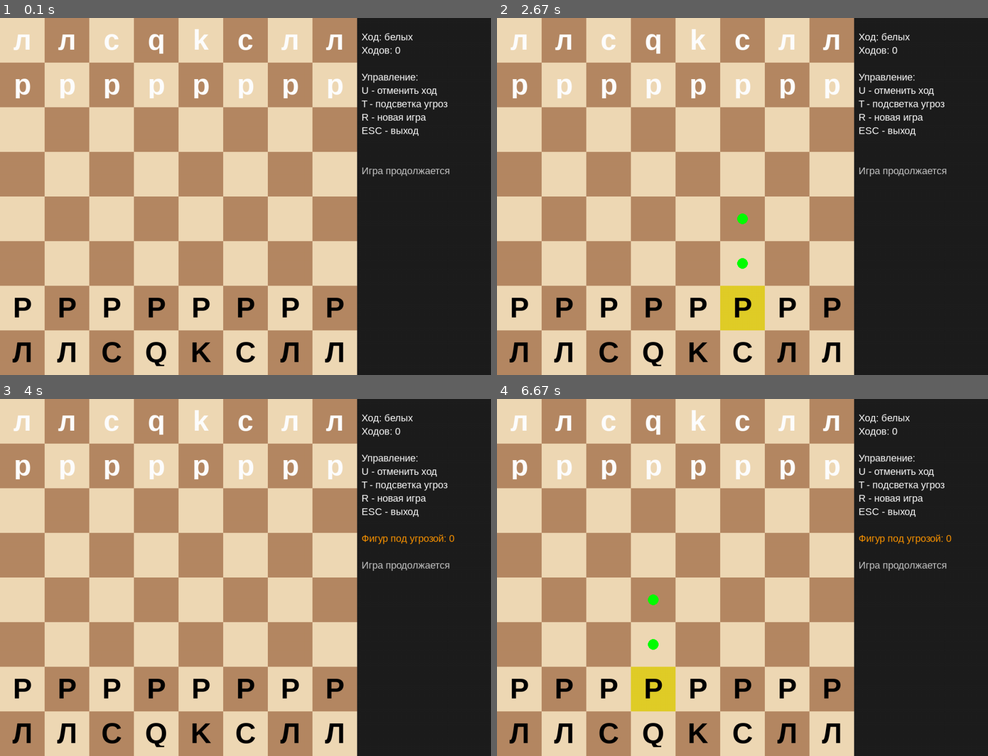
Above: before the commit, frames 1-4 (two rows, left to right).
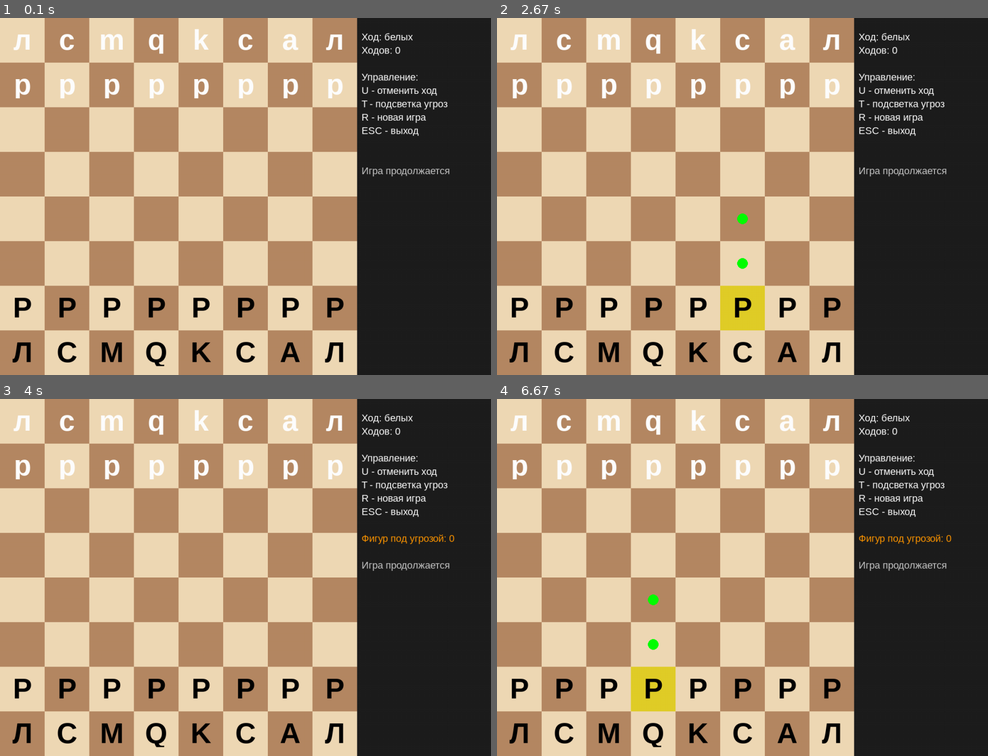
Above: after the commit, the same moments.

Repository: DedgerLabs/nash-proekt
Game: pygame game, started from pygame_main.py
The game is run twice, just before and just after one commit, with the same random seed, the same clock (stepped at 60 frames per second) and the same inputs.
Inputs (mouse positions are in pixels of both pictures, inside the frame that each line leads up to):
- Up to frame 1 (0.1 s): type "1 (at the terminal prompt)" at 0 s
- Up to frame 2 (2.67 s): tap T at 0.33, 0.67 s; click (717, 289) at 2.55 s
- Up to frame 3 (4 s): click (230, 516) at 2.88 s; tap T at 3.8 s
- Up to frame 4 (6.67 s): tap T at 4.57, 5.63 s; click (668, 681) at 6.52 s

The runs differ from the first frame. In frame 1, 0.7% of the frame differs, in the area x 11-62%, y 4-97%; in frame 2, 0.7%; in frame 3, 0.7%; in frame 4, 0.7%.

Commit message:
сделали както hex

Diff:
--- a/friend_chess.py
+++ b/friend_chess.py
@@ -256,6 +256,121 @@
         return moves
 
 
+# ==================== ДОПОЛНИТЕЛЬНЫЕ ФИГУРЫ (модификация) ====================
+class Archbishop(Piece):
+    """
+    Архиепископ: ходит как СЛОН + КОНЬ (объединение ходов).
+    """
+
+    def get_symbol(self):
+        return 'A' if self.color == WHITE_PIECE else 'a'
+
+    def get_possible_moves(self, board):
+        moves = set()
+
+        # как слон
+        row, col = self.pos
+        directions = [(-1, -1), (-1, 1), (1, -1), (1, 1)]
+        for dr, dc in directions:
+            for step in range(1, 8):
+                new_row, new_col = row + step * dr, col + step * dc
+                if not (0 <= new_row < 8 and 0 <= new_col < 8):
+                    break
+                target = board.get_piece_at((new_row, new_col))
+                if target is None:
+                    moves.add((new_row, new_col))
+                elif target.color != self.color:
+                    moves.add((new_row, new_col))
+                    break
+                else:
+                    break
+
+        # как конь
+        knight_moves = [
+            (-2, -1), (-2, 1), (-1, -2), (-1, 2),
+            (1, -2), (1, 2), (2, -1), (2, 1)
+        ]
+        for dr, dc in knight_moves:
+            new_row, new_col = row + dr, col + dc
+            if 0 <= new_row < 8 and 0 <= new_col < 8:
+                target = board.get_piece_at((new_row, new_col))
+                if target is None or target.color != self.color:
+                    moves.add((new_row, new_col))
+
+        return list(moves)
+
+
+class Chancellor(Piece):
+    """
+    Канцлер: ходит как ЛАДЬЯ + КОНЬ (объединение ходов).
+    """
+
+    def get_symbol(self):
+        return 'C' if self.color == WHITE_PIECE else 'c'
+
+    def get_possible_moves(self, board):
+        moves = set()
+        row, col = self.pos
+
+        # как ладья
+        directions = [(-1, 0), (1, 0), (0, -1), (0, 1)]
+        for dr, dc in directions:
+            for step in range(1, 8):
+                new_row, new_col = row + step * dr, col + step * dc
+                if not (0 <= new_row < 8 and 0 <= new_col < 8):
+                    break
+                target = board.get_piece_at((new_row, new_col))
+                if target is None:
+                    moves.add((new_row, new_col))
+                elif target.color != self.color:
+                    moves.add((new_row, new_col))
+                    break
+                else:
+                    break
+
+        # как конь
+        knight_moves = [
+            (-2, -1), (-2, 1), (-1, -2), (-1, 2),
+            (1, -2), (1, 2), (2, -1), (2, 1)
+        ]
+        for dr, dc in knight_moves:
+            new_row, new_col = row + dr, col + dc
+            if 0 <= new_row < 8 and 0 <= new_col < 8:
+                target = board.get_piece_at((new_row, new_col))
+                if target is None or target.color != self.color:
+                    moves.add((new_row, new_col))
+
+        return list(moves)
+
+
+class Camel(Piece):
+    """
+    Верблюд: "длинный конь" (3+1).
+    Ходы: (±3,±1) и (±1,±3)
+    """
+
+    def get_symbol(self):
+        return 'M' if self.color == WHITE_PIECE else 'm'
+
+    def get_possible_moves(self, board):
+        moves = []
+        row, col = self.pos
+
+        camel_moves = [
+            (-3, -1), (-3, 1), (3, -1), (3, 1),
+            (-1, -3), (-1, 3), (1, -3), (1, 3),
+        ]
+
+        for dr, dc in camel_moves:
+            new_row, new_col = row + dr, col + dc
+            if 0 <= new_row < 8 and 0 <= new_col < 8:
+                target = board.get_piece_at((new_row, new_col))
+                if target is None or target.color != self.color:
+                    moves.append((new_row, new_col))
+
+        return moves
+
+
 # ==================== КЛАСС ХОДА ====================
 
 class Move:
@@ -317,15 +432,15 @@
         self.grid[7][7] = Rook(WHITE_PIECE, (7, 7))
 
         # Кони
-        self.grid[0][1] = Knight(BLACK_PIECE, (0, 1))
-        self.grid[0][6] = Knight(BLACK_PIECE, (0, 6))
-        self.grid[7][1] = Knight(WHITE_PIECE, (7, 1))
-        self.grid[7][6] = Knight(WHITE_PIECE, (7, 6))
+        self.grid[0][1] = Chancellor(BLACK_PIECE, (0, 1))
+        self.grid[0][6] = Archbishop(BLACK_PIECE, (0, 6))
+        self.grid[7][1] = Chancellor(WHITE_PIECE, (7, 1))
+        self.grid[7][6] = Archbishop(WHITE_PIECE, (7, 6))
 
         # Слоны
-        self.grid[0][2] = Bishop(BLACK_PIECE, (0, 2))
+        self.grid[0][2] = Camel(BLACK_PIECE, (0, 2))
         self.grid[0][5] = Bishop(BLACK_PIECE, (0, 5))
-        self.grid[7][2] = Bishop(WHITE_PIECE, (7, 2))
+        self.grid[7][2] = Camel(WHITE_PIECE, (7, 2))
         self.grid[7][5] = Bishop(WHITE_PIECE, (7, 5))
 
         # Ферзи
@@ -990,8 +1105,13 @@
         pygame.quit()
 
 
-if __name__ == "__main__":
+def main():
+    # Запуск pygame-версии шахмат (вариант друга)
     screen = pygame.display.set_mode((WIDTH + 300, HEIGHT))
     pygame.display.set_caption("Шахматы")
     game = ChessGame(screen)
     game.run()
+
+
+if __name__ == "__main__":
+    main()
--- a/hex_rules.py
+++ b/hex_rules.py
@@ -1,93 +1,294 @@
-class HexRules:
-    def validate_move(self, board, move, white_turn):
-        r, c = move.r1, move.c1
-
-        if not board.in_bounds(r, c):
-            return False, "Вне поля"
-
-        if board.get(r, c) != ".":
-            return False, "Клетка занята"
-
-        return True, "place"
-
-    def apply_move(self, board, move, white_turn, _):
-        r, c = move.r1, move.c1
-        board.set(r, c, "W" if white_turn else "B")
-
-    def game_result(self, board, white_turn):
-        if self.has_connection(board, True):
-            return "white"
-        if self.has_connection(board, False):
-            return "black"
+# hex_chess_rules.py
+from __future__ import annotations
+
+from dataclasses import dataclass
+
+# axial (q,r) rook directions (edge-adjacent)
+ROOK_DIRS = [(+1, 0), (+1, -1), (0, -1), (-1, 0), (-1, +1), (0, +1)]
+
+# diagonal directions (vertex-adjacent; stays on same colour)
+# derived from cube diagonals: (2,-1,-1) etc -> axial (q=x, r=z)
+BISHOP_DIRS = [(+2, -1), (+1, -2), (-1, -1), (-2, +1), (-1, +2), (+1, +1)]
+
+# queen directions = rook + bishop
+QUEEN_DIRS = ROOK_DIRS + BISHOP_DIRS
+
+
+@dataclass(frozen=True)
+class HexMove:
+    # We store axial coordinates in fields named like Move in your project.
+    r1: int  # q1
+    c1: int  # r1
+    r2: int  # q2
+    c2: int  # r2
+
+
+def is_white(sym: str) -> bool:
+    return sym != "." and sym.isupper()
+
+
+def is_black(sym: str) -> bool:
+    return sym != "." and sym.islower()
+
+
+def same_side(a: str, b: str) -> bool:
+    if a == "." or b == ".":
+        return False
+    return (is_white(a) and is_white(b)) or (is_black(a) and is_black(b))
+
+
+def slide(board, q: int, r: int, dirs, is_white_piece: bool):
+    moves = []
+    for dq, dr in dirs:
+        q2, r2 = q + dq, r + dr
+        while board.in_bounds(q2, r2):
+            t = board.get(q2, r2)
+            if t == ".":
+                moves.append((q2, r2))
+            else:
+                if is_white(t) != is_white_piece:
+                    moves.append((q2, r2))
+                break
+            q2 += dq
+            r2 += dr
+    return moves
+
+
+def king_moves(board, q: int, r: int, is_white_piece: bool):
+    moves = []
+    for dq, dr in QUEEN_DIRS:
+        q2, r2 = q + dq, r + dr
+        if not board.in_bounds(q2, r2):
+            continue
+        t = board.get(q2, r2)
+        if t == "." or (is_white(t) != is_white_piece):
+            moves.append((q2, r2))
+    return moves
+
+
+def knight_moves(board, q: int, r: int, is_white_piece: bool):
+    # 12 moves: 2 steps in one rook dir + 1 step in neighbor rook dir (±60°)
+    vecs = []
+    for i in range(6):
+        vq, vr = ROOK_DIRS[i]
+        wq1, wr1 = ROOK_DIRS[(i + 1) % 6]
+        wq2, wr2 = ROOK_DIRS[(i - 1) % 6]
+        vecs.append((2 * vq + wq1, 2 * vr + wr1))
+        vecs.append((2 * vq + wq2, 2 * vr + wr2))
+
+    moves = []
+    for dq, dr in vecs:
+        q2, r2 = q + dq, r + dr
+        if not board.in_bounds(q2, r2):
+            continue
+        t = board.get(q2, r2)
+        if t == "." or (is_white(t) != is_white_piece):
+            moves.append((q2, r2))
+    return moves
+
+
+def pawn_moves_mccooey(board, q: int, r: int, is_white_piece: bool, moved_flag: bool):
+    """McCooey pawns (simplified):
+    - move 1 forward in the 'forward rook direction'
+    - capture diagonally forward in bishop directions
+    - may move 2 from initial position (except the central pawn; f-file nuance omitted here)
+    Sources: https://greenchess.net/rules.php?v=mccooey
+    """
+    moves = []
+
+    # Our axial orientation:
+    # White goes "up" (r decreases), Black goes "down" (r increases)
+    fwd = (0, -1) if is_white_piece else (0, +1)
+
+    # 1 forward
+    q1, r1 = q + fwd[0], r + fwd[1]
+    if board.in_bounds(q1, r1) and board.get(q1, r1) == ".":
+        moves.append((q1, r1))
+
+        # 2 forward from start if not moved and path clear
+        q2, r2 = q + 2 * fwd[0], r + 2 * fwd[1]
+        if (not moved_flag) and (q != 0):  # proxy "not central pawn"
+            if board.in_bounds(q2, r2) and board.get(q2, r2) == ".":
+                moves.append((q2, r2))
+
+    # captures: diagonally forward (in bishop directions)
+    cap_dirs = [d for d in BISHOP_DIRS if (d[1] < 0)] if is_white_piece else [d for d in BISHOP_DIRS if (d[1] > 0)]
+    cap_dirs = sorted(cap_dirs, key=lambda x: (-abs(x[1]), abs(x[0])))[:2]
+
+    for dq, dr in cap_dirs:
+        qx, rx = q + dq, r + dr
+        if not board.in_bounds(qx, rx):
+            continue
+        t = board.get(qx, rx)
+        if t != "." and (is_white(t) != is_white_piece):
+            moves.append((qx, rx))
+
+    return moves
+
+
+class HexChessRulesMcCooey:
+    """McCooey's Hexagonal Chess (MVP engine).
+
+    - piece movement per hex-board rules (rook 6 dirs, bishop 6 diagonals, queen 12, king 12/1, knight 12)
+      https://greenchess.net/rules.php?type=hex-board
+    - pawn movement per McCooey (forward rook dir; capture bishop-forward; double-step exceptions simplified)
+      https://greenchess.net/rules.php?v=mccooey
+    - no castling (per McCooey)
+    - basic check/checkmate detection
+    """
+
+    def __init__(self):
+        self.pawn_moved = set()  # set[(q,r)] for pawns that have moved
+
+    def is_own_piece(self, sym: str, white_turn: bool) -> bool:
+        if sym == ".":
+            return False
+        return is_white(sym) if white_turn else is_black(sym)
+
+    def find_king(self, board, white: bool):
+        target = "K" if white else "k"
+        for (q, r) in board.all_cells():
+            if board.get(q, r) == target:
+                return (q, r)
         return None
 
-
-
-    def slide_moves(self, board, q, r, is_white, dirs):
-        moves = []
-        for dq, dr in dirs:
-            q2, r2 = q + dq, r + dr
-            while board.in_bounds(q2, r2):
-                t = board.get(q2, r2)
-                if t == ".":
-                    moves.append((q2, r2))
-                else:
-                    if t.isupper() != is_white:
-                        moves.append((q2, r2))
-                    break
-                q2 += dq
-                r2 += dr
-        return moves
-
-    def king_moves(self, board, q, r, is_white):
-        moves = []
-        for dq, dr in self.HEX_DIRS:
-            q2, r2 = q + dq, r + dr
-            if not board.in_bounds(q2, r2):
-                continue
-            t = board.get(q2, r2)
-            if t == "." or (t.isupper() != is_white):
-                moves.append((q2, r2))
-        return moves
-
-    def queen_moves(self, board, q, r, is_white):
-        return self.slide_moves(board, q, r, is_white, self.HEX_DIRS)
-
-    def pawn_moves(self, board, q, r, is_white):
-        moves = []
-        step = -1 if is_white else +1
-
-        # ход вперёд
-        if board.in_bounds(q, r + step) and board.get(q, r + step) == ".":
-            moves.append((q, r + step))
-
-        # удары (условные 2 диагонали вперёд)
-        for dq in (-1, +1):
-            q2, r2 = q + dq, r + step
-            if not board.in_bounds(q2, r2):
-                continue
-            t = board.get(q2, r2)
-            if t != "." and (t.isupper() != is_white):
-                moves.append((q2, r2))
-
-        return moves
-
-    def legal_moves_for(self, board, q, r, white_turn):
+    def attacks(self, board, q: int, r: int):
         p = board.get(q, r)
         if p == ".":
             return []
-
-        is_white = p.isupper()
-        if is_white != white_turn:
+        w = is_white(p)
+        P = p.upper()
+
+        if P == "R":
+            return slide(board, q, r, ROOK_DIRS, w)
+        if P == "B":
+            return slide(board, q, r, BISHOP_DIRS, w)
+        if P == "Q":
+            return slide(board, q, r, QUEEN_DIRS, w)
+        if P == "K":
+            return king_moves(board, q, r, w)
+        if P == "N":
+            return knight_moves(board, q, r, w)
+        if P == "P":
+            moved = (q, r) in self.pawn_moved
+            return [sq for sq in pawn_moves_mccooey(board, q, r, w, moved) if board.get(*sq) != "."]
+        return []
+
+    def square_attacked_by(self, board, attacker_white: bool, tq: int, tr: int) -> bool:
+        for (q, r) in board.all_cells():
+            p = board.get(q, r)
+            if p == ".":
+                continue
+            if attacker_white and not is_white(p):
+                continue
+            if (not attacker_white) and not is_black(p):
+                continue
+            if (tq, tr) in self.attacks(board, q, r):
+                return True
+        return False
+
+    def is_in_check(self, board, white_turn: bool) -> bool:
+        kp = self.find_king(board, white_turn)
+        if kp is None:
+            return False
+        kq, kr = kp
+        return self.square_attacked_by(board, not white_turn, kq, kr)
+
+    def pseudo_moves_from(self, board, q: int, r: int, white_turn: bool):
+        p = board.get(q, r)
+        if p == ".":
             return []
-
+        if (is_white(p) != white_turn):
+            return []
+
+        w = is_white(p)
         P = p.upper()
 
+        if P == "R":
+            return slide(board, q, r, ROOK_DIRS, w)
+        if P == "B":
+            return slide(board, q, r, BISHOP_DIRS, w)
+        if P == "Q":
+            return slide(board, q, r, QUEEN_DIRS, w)
         if P == "K":
-            return self.king_moves(board, q, r, is_white)
-        if P == "Q":
-            return self.queen_moves(board, q, r, is_white)
+            return king_moves(board, q, r, w)
+        if P == "N":
+            return knight_moves(board, q, r, w)
         if P == "P":
-            return self.pawn_moves(board, q, r, is_white)
-
+            moved = (q, r) in self.pawn_moved
+            return pawn_moves_mccooey(board, q, r, w, moved)
         return []
+
+    def simulate(self, board, mv: HexMove):
+        tmp = board.clone_grid()
+        p = tmp[(mv.r1, mv.c1)]
+        tmp[(mv.r2, mv.c2)] = p
+        tmp[(mv.r1, mv.c1)] = "."
+        return tmp
+
+    def validate_move(self, board, move: HexMove, white_turn: bool):
+        q1, r1, q2, r2 = move.r1, move.c1, move.r2, move.c2
+        if not board.in_bounds(q1, r1) or not board.in_bounds(q2, r2):
+            return False, "Вне поля"
+        p = board.get(q1, r1)
+        if p == ".":
+            return False, "Пустая клетка"
+        if is_white(p) != white_turn:
+            return False, "Не ваша фигура"
+        t = board.get(q2, r2)
+        if same_side(p, t):
+            return False, "Нельзя на свою фигуру"
+
+        legal = self.pseudo_moves_from(board, q1, r1, white_turn)
+        if (q2, r2) not in legal:
+            return False, "Нелегальный ход"
+
+        # self-check
+        tmp_cells = self.simulate(board, move)
+        from hex_board import HexBoard
+        tmp_board = HexBoard(radius=board.radius)
+        tmp_board.cells = dict(tmp_cells)
+        if self.is_in_check(tmp_board, white_turn):
+            return False, "Нельзя: король под шахом"
+
+        return True, "ok"
+
+    def apply_move(self, board, move: HexMove, white_turn: bool, _info: str):
+        q1, r1, q2, r2 = move.r1, move.c1, move.r2, move.c2
+        p = board.get(q1, r1)
+        board.set(q2, r2, p)
+        board.set(q1, r1, ".")
+
+        if p.upper() == "P":
+            self.pawn_moved.discard((q1, r1))
+            self.pawn_moved.add((q2, r2))
+
+        # promotion: simplified (edge reached)
+        if p == "P" and (not board.in_bounds(q2, r2 - 1)):
+            board.set(q2, r2, "Q")
+        if p == "p" and (not board.in_bounds(q2, r2 + 1)):
+            board.set(q2, r2, "q")
+
+    def legal_moves_from(self, board, q: int, r: int, white_turn: bool):
+        candidates = self.pseudo_moves_from(board, q, r, white_turn)
+        legal = []
+        for (q2, r2) in candidates:
+            mv = HexMove(q, r, q2, r2)
+            ok, _ = self.validate_move(board, mv, white_turn)
+            if ok:
+                legal.append((q2, r2))
+        return legal
+
+    def has_any_legal_move(self, board, white_turn: bool) -> bool:
+        for (q, r) in board.all_cells():
+            if self.is_own_piece(board.get(q, r), white_turn):
+                if self.legal_moves_from(board, q, r, white_turn):
+                    return True
+        return False
+
+    def game_result(self, board, white_turn: bool):
+        if not self.has_any_legal_move(board, white_turn):
+            if self.is_in_check(board, white_turn):
+                return "black" if white_turn else "white"
+            return "draw"
+        return None
--- a/pygame_hex_ui.py
+++ b/pygame_hex_ui.py
@@ -1,11 +1,9 @@
+# pygame_hex_ui.py  (hex chess playable MVP)
 import math
 import pygame
 
-from hex_board import HexBoard, make_start_hex_test
-
-# ---------------------------
-# Hex math (axial coordinates)
-# ---------------------------
+from hex_board import HexBoard
+from hex_rules import HexChessRulesMcCooey, HexMove
 
 SQRT3 = math.sqrt(3)
 
@@ -18,16 +16,14 @@
 
 
 def hex_corners(cx, cy, size):
-    # pointy-top
     pts = []
     for i in range(6):
-        angle = math.radians(60 * i - 30)
+        angle = math.radians(60 * i - 30)  # pointy-top
         pts.append((cx + size * math.cos(angle), cy + size * math.sin(angle)))
     return pts
 
 
 def point_in_poly(pt, poly):
-    # ray casting
     x, y = pt
     inside = False
     n = len(poly)
@@ -39,38 +35,91 @@
     return inside
 
 
-# ---------------------------
-# Pygame UI
-# ---------------------------
+
+def make_start_mccooey_official(board: HexBoard):
+    # очистить поле
+    for q, r in board.all_cells():
+        board.set(q, r, ".")
+
+    # --- WHITE (заглавные внизу) ---
+    # 7 пешек
+    for q in [-3, -2, -1, 0, 1, 2, 3]:
+        board.set(q, 3, "P")
+
+    # 3 слона (важно для McCooey/hex) + остальные фигуры
+    # делаем компактно и симметрично, влезает в radius=5
+    placements_white = {
+        (-2, 4): "B",
+        (0, 4): "B",
+        (2, 4): "B",
+
+        (-3, 4): "R",
+        (3, 4): "R",
+
+        (-1, 4): "N",
+        (1, 4): "N",
+
+        (0, 5): "K",
+        (-1, 5): "Q",
+    }
+    for (q, r), s in placements_white.items():
+        if board.in_bounds(q, r):
+            board.set(q, r, s)
+
+    # --- BLACK (строчные сверху) ---
+    for q in [-3, -2, -1, 0, 1, 2, 3]:
+        board.set(q, -3, "p")
+
+    placements_black = {
+        (-2, -4): "b",
+        (0, -4): "b",
+        (2, -4): "b",
+
+        (-3, -4): "r",
+        (3, -4): "r",
+
+        (-1, -4): "n",
+        (1, -4): "n",
+
+        (0, -5): "k",
+        (1, -5): "q",
+    }
+    for (q, r), s in placements_black.items():
+        if board.in_bounds(q, r):
+            board.set(q, r, s)
+
+
+
 
 def main():
     pygame.init()
 
-    # Настройки
-    radius = 5          # Глинский = 5 (91 клетка)
-    HEX_SIZE = 34       # размер клетки
-    W, H = 900, 800
+    radius = 5
+    HEX_SIZE = 34
+    W, H = 1000, 860
 
     screen = pygame.display.set_mode((W, H))
-    pygame.display.set_caption("Hex board (preview)")
+    pygame.display.set_caption("Hex Chess (McCooey) — MVP")
     clock = pygame.time.Clock()
     font = pygame.font.SysFont(None, 24)
+    big = pygame.font.SysFont(None, 30)
 
     board = HexBoard(radius=radius)
-    make_start_hex_test(board)
-
-    # Центрируем поле
-    origin = (W // 2, H // 2)
-
-    selected = None
-    info = "Кликни по клетке"
-
-    # Предрасчёт полигонов для клика
+    make_start_mccooey_official(board)
+    rules = HexChessRulesMcCooey()
+
+    origin = (W // 2, H // 2 + 20)
+
     polys = {}
     for (q, r) in board.all_cells():
         cx, cy = axial_to_pixel(q, r, HEX_SIZE, origin)
         polys[(q, r)] = hex_corners(cx, cy, HEX_SIZE - 1)
 
+    white_turn = True
+    selected = None
+    legal_moves = []
+    info = "ЛКМ: выбрать/ход | ESC: выйти"
+
     running = True
     while running:
         clock.tick(60)
@@ -86,38 +135,69 @@
             if event.type == pygame.MOUSEBUTTONDOWN and event.button == 1:
                 mx, my = event.pos
                 hit = None
-                # простой перебор (91 клетка — нормально)
                 for cell, poly in polys.items():
                     if point_in_poly((mx, my), poly):
                         hit = cell
                         break
-                if hit:
-                    selected = hit
-                    info = f"Выбрана клетка axial q={hit[0]} r={hit[1]}"
-
-        # рисуем
+                if not hit:
+                    continue
+
+                q, r = hit
+
+                if selected is None:
+                    sym = board.get(q, r)
+                    if sym == ".":
+                        continue
+                    if not rules.is_own_piece(sym, white_turn):
+                        continue
+                    selected = (q, r)
+                    legal_moves = rules.legal_moves_from(board, q, r, white_turn)
+                else:
+                    q1, r1 = selected
+                    mv = HexMove(q1, r1, q, r)
+                    ok, msg = rules.validate_move(board, mv, white_turn)
+                    if ok:
+                        rules.apply_move(board, mv, white_turn, msg)
+                        white_turn = not white_turn
+                        res = rules.game_result(board, white_turn)
+                        if res == "white":
+                            info = "Победа белых (мат)!"
+                        elif res == "black":
+                            info = "Победа чёрных (мат)!"
+                        elif res == "draw":
+                            info = "Ничья (пат)!"
+                        else:
+                            info = "Ход сделан."
+                    else:
+                        info = f"Ошибка: {msg}"
+
+                    selected = None
+                    legal_moves = []
+
+        # draw
         screen.fill((18, 18, 18))
 
         for (q, r), poly in polys.items():
-            # шахматный “узор” по parity
             color = (200, 200, 200) if ((q + r) & 1) == 0 else (120, 120, 120)
             pygame.draw.polygon(screen, color, poly)
             pygame.draw.polygon(screen, (40, 40, 40), poly, 2)
 
-            # символ
+            if (q, r) in legal_moves:
+                pygame.draw.polygon(screen, (80, 180, 80), poly, 3)
+
             sym = board.get(q, r)
             if sym != ".":
                 cx, cy = axial_to_pixel(q, r, HEX_SIZE, origin)
-                txt = font.render(sym, True, (0, 0, 0))
+                txt = big.render(sym, True, (0, 0, 0))
                 rect = txt.get_rect(center=(cx, cy))
                 screen.blit(txt, rect)
 
         if selected:
             pygame.draw.polygon(screen, (220, 180, 60), polys[selected], 4)
 
-        # инфо
-        txt = font.render(info + " | ESC выйти", True, (240, 240, 240))
-        screen.blit(txt, (10, 10))
+        side = "WHITE" if white_turn else "BLACK"
+        screen.blit(font.render(f"Turn: {side}", True, (240, 240, 240)), (10, 10))
+        screen.blit(font.render(info, True, (240, 240, 240)), (10, 34))
 
         pygame.display.flip()
 
--- a/pygame_main.py
+++ b/pygame_main.py
@@ -99,7 +99,6 @@
     mode = input("1 - chess, 2 - checkers, 3 - hex: ").strip()
 
     if mode == "1":
-        import pygame
         import friend_chess
 
         pygame.init()
